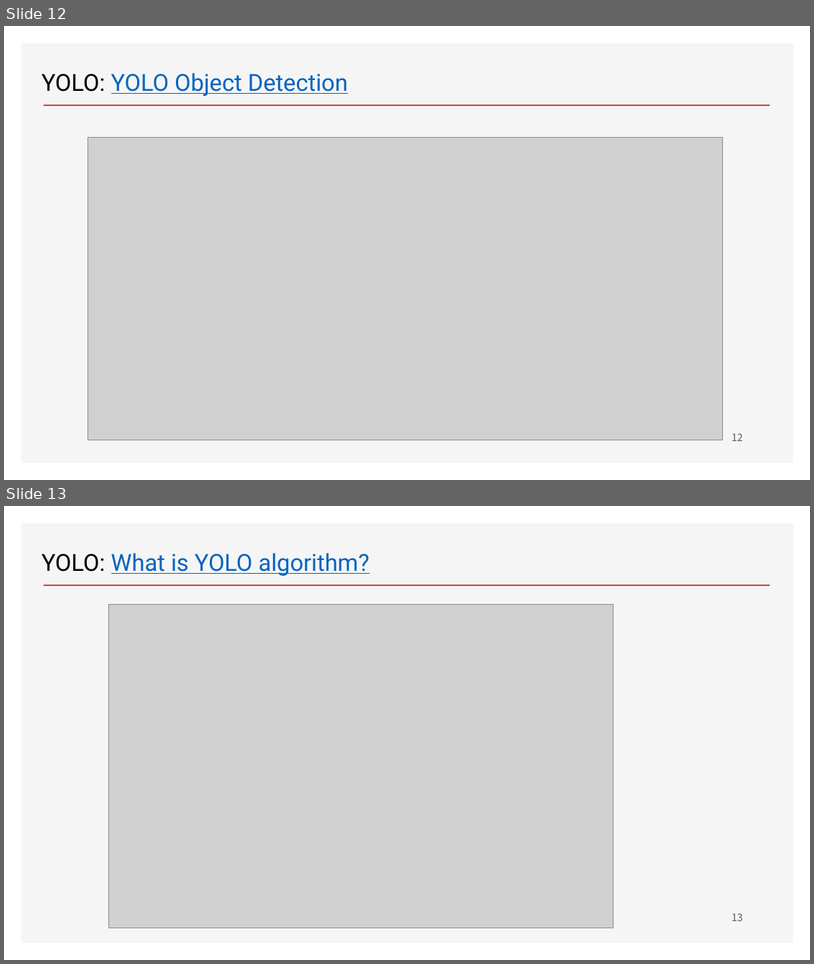
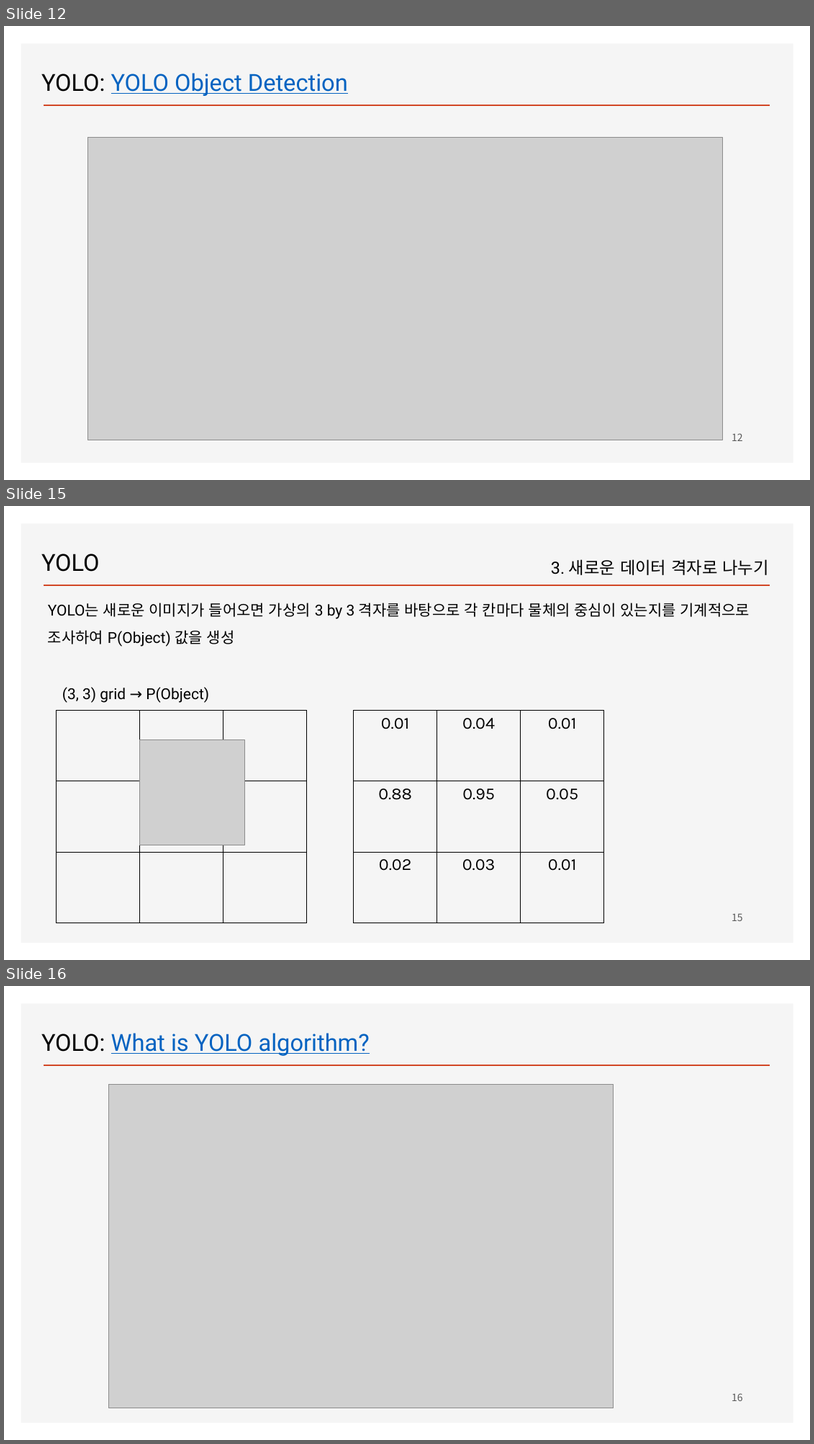
Before and after one commit to ancestor9/2026_Fall_Deep-Learning-with-Python, a slide deck: CNN/Object detection_YOLO.pptx. Shown one above the other, each under a label of ours: slides 12 and 13 before the commit, slides 12, 15 and 16 after it; the slides between them are not shown. The pictures are 814x964 and 814x1444 pixels, drawn with LibreOffice and Linux fonts; fonts in the diff are those of the drawing; grey boxes stand for pictures; background and template pictures are left out. Boxes give left, top, right and bottom in pixels: in the first picture for what was removed or moved away, otherwise in the second. Text is boxed around its words. In the diff, an @@ line names an element or a change of style, - is before the commit and + after.

```diff
--- a/CNN/Object detection_YOLO.pptx
+++ b/CNN/Object detection_YOLO.pptx
@@ slide 15 added at box(4, 506, 810, 960), background #FFFFFF; not listed: 2 template elements that a slide beside it also shows @@
@@ text added at box(41, 554, 100, 572), 28 pt, text #000000 @@
+YOLO
@@ text added at box(551, 559, 769, 575), 20 pt, text #000000 @@
+3. 새로운 데이터 격자로 나누기
@@ text added at box(48, 602, 751, 646), 18 pt, text #000000 @@
+YOLO는 새로운 이미지가 들어오면 가상의 3 by 3 격자를 바탕으로 각 칸마다 물체의 중심이 있는지를 기계적으로 조사하여 P(Object) 값을 생성
@@ text added at box(62, 687, 209, 703), 18 pt, text #000000 @@
+(3, 3) grid → P(Object)
@@ table added at box(56, 710, 306, 922), 3 rows, 3 columns @@
+ |  | 
+ |  | 
+ |  | 
@@ table added at box(354, 710, 604, 922), 3 rows, 3 columns @@
+0.01 | 0.04 | 0.01
+0.88 | 0.95 | 0.05
+0.02 | 0.03 | 0.01
@@ picture added at box(139, 740, 244, 845) @@
@@ page number added at box(732, 914, 743, 921), 12 pt, text #595959 @@
+15
@@ what was slide 13 is now slide 16 @@
@@ page number at box(732, 1393, 743, 1401): text changed @@
-13
+16
```
Also in this commit, not shown: 3 slides changed, 2 other slides added.
